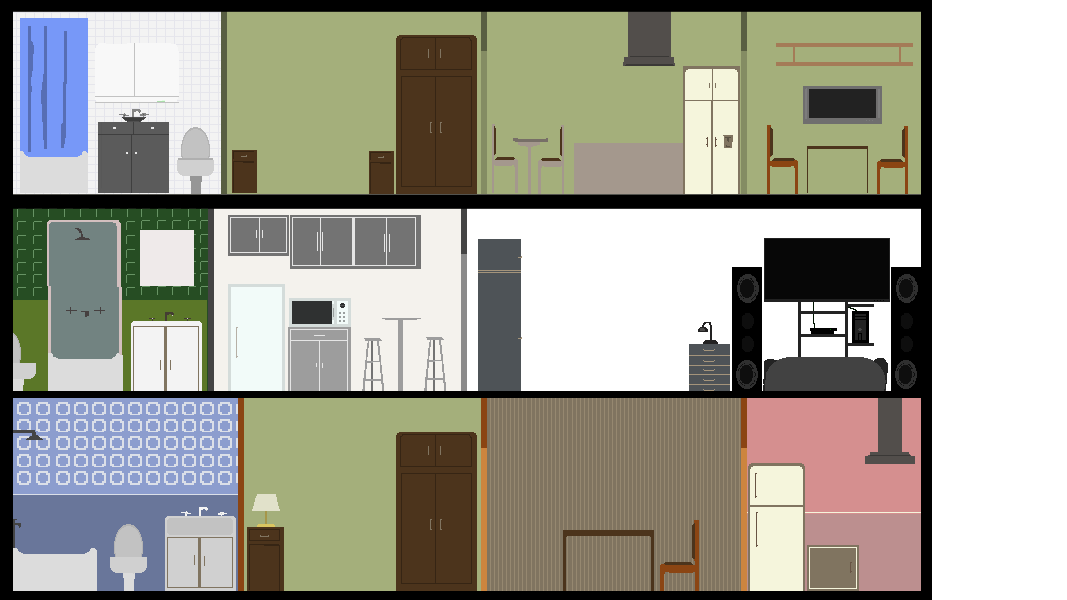
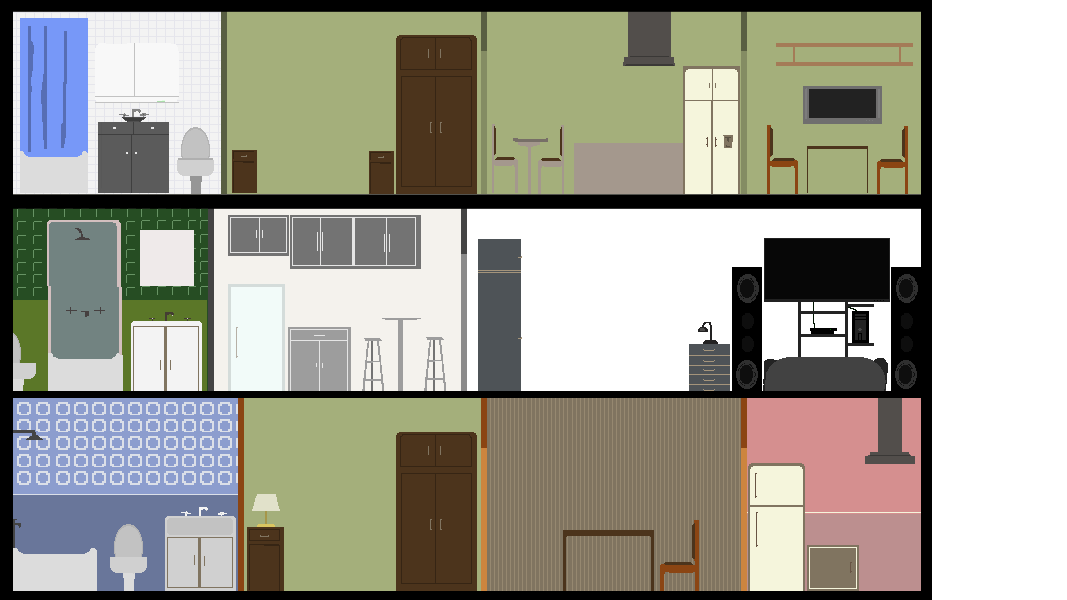
Before/after of a w=1067, h=600 layered artwork. What changed in the layer stack:
renamed "Capa 4" to "Capa 7", painted on it over [289, 298, 351, 327]
